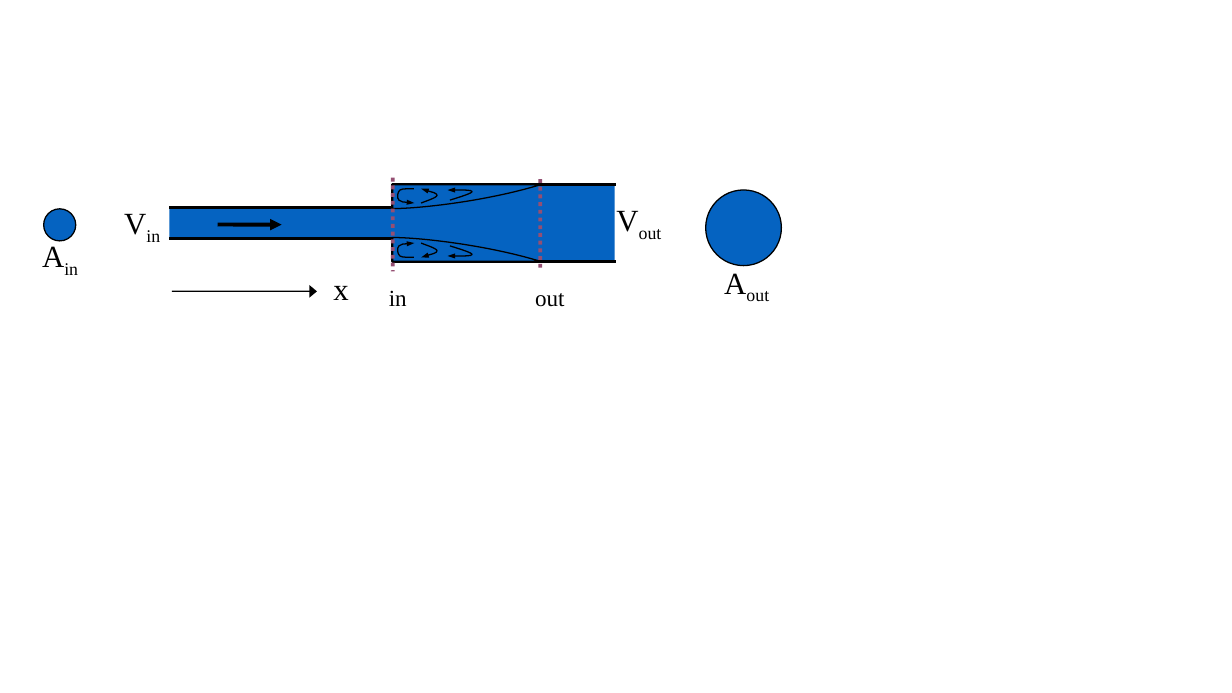
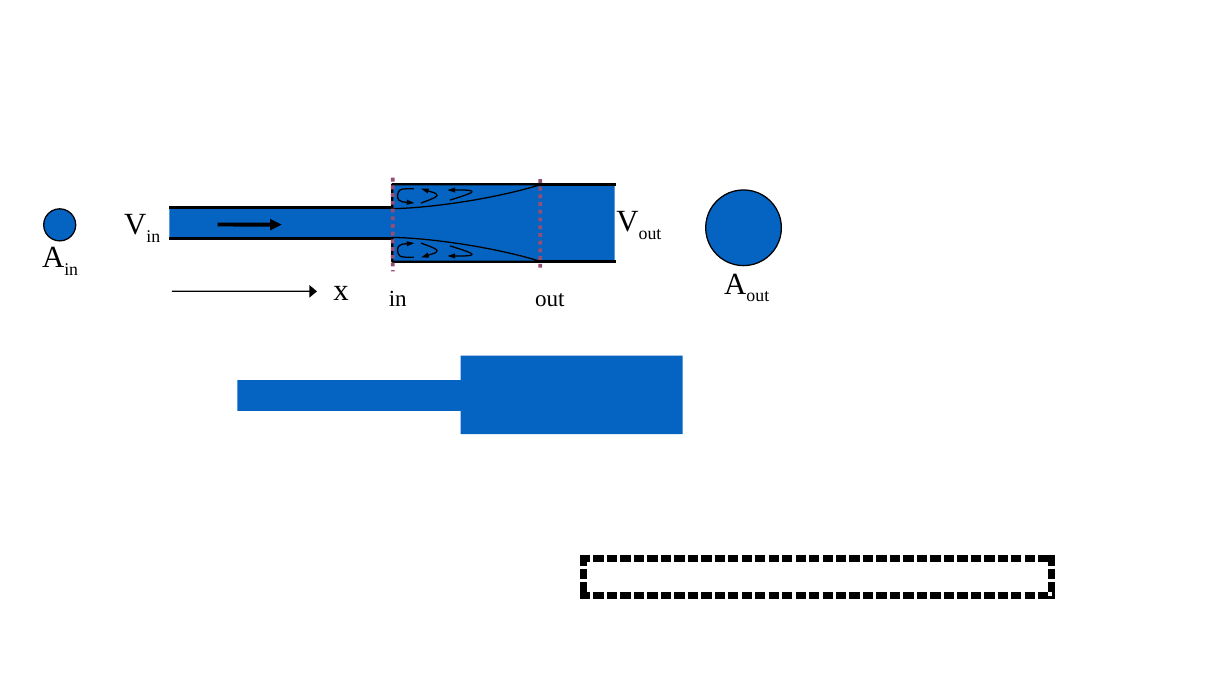
Before and after one commit to CEE-4540/python-tutorial-juandirection, a slide deck: slide 2 of AguaClara Water Treatment Plant Design/Summary Sheets/Diagrams.pptx. Drawn at 1232x693 pixels with LibreOffice and Linux fonts; fonts in the diff are those of the drawing. Boxes give left, top, right and bottom in pixels: in the first picture for what was removed or moved away, otherwise in the second. Text is boxed around its words. In the diff, an @@ line names an element or a change of style, - is before the commit and + after.

Commit message:
Lecture changes to fluids review

```diff
--- a/AguaClara Water Treatment Plant Design/Summary Sheets/Diagrams.pptx
+++ b/AguaClara Water Treatment Plant Design/Summary Sheets/Diagrams.pptx
@@ freeform shape added at bbox=[238, 356, 683, 434], fill #0563C1 @@
@@ table added at bbox=[583, 559, 1052, 596], 1 rows, 1 columns @@
+
```
